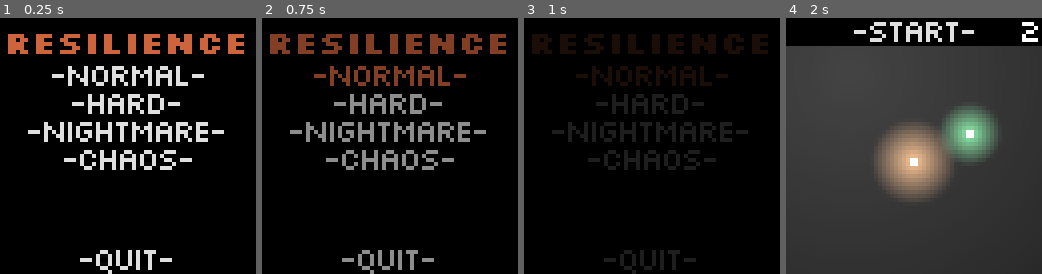
Above: before the commit, frames 1-4 (left to right).
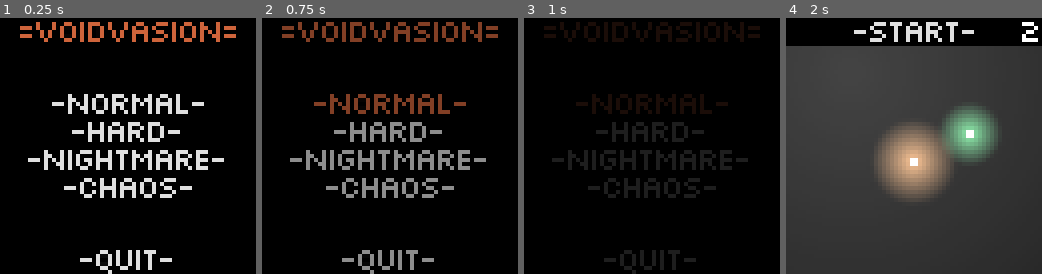
Above: after the commit, the same moments.

Repository: IceTyp/Voidvasion
Game: Godot game, scene res://src/user_interface/main_menu.tscn
The game is run twice, just before and just after one commit, with the same random seed, the same clock (stepped at 60 frames per second) and the same inputs.
Inputs (mouse positions are in pixels of both pictures, inside the frame that each line leads up to):
- Up to frame 1 (0.25 s): no input
- Up to frame 2 (0.75 s): click "-normal-" at 0.5 s
- Up to frame 3 (1 s): no input
- Up to frame 4 (2 s): move the mouse to (970, 133) at 1.27 s; click (970, 133) at 1.42 s

The runs differ from the first frame. In frame 1, 16% of the frame differs, in the area x 3-96%, y 1-71%; in frame 2, 16%; in frame 3, 16%; in frame 4, nothing differs.

Commit message:
finally find a name for the game

Diff:
--- a/godot/src/user_interface/button_quit.tscn
+++ b/godot/src/user_interface/button_quit.tscn
@@ -13,5 +13,6 @@
 offset_right = 15.5
 grow_horizontal = 2
 grow_vertical = 0
+size_flags_horizontal = 4
 text = "Quit"
 script = ExtResource("1_ev867")
--- a/godot/src/user_interface/main_menu.tscn
+++ b/godot/src/user_interface/main_menu.tscn
@@ -1,8 +1,7 @@
-[gd_scene load_steps=6 format=3 uid="uid://blyg4536s56p8"]
+[gd_scene load_steps=5 format=3 uid="uid://blyg4536s56p8"]
 
 [ext_resource type="Theme" uid="uid://b80yagb12wjpq" path="res://assets/theme/ui_theme.tres" id="1_88vo1"]
 [ext_resource type="Script" path="res://src/user_interface/main_menu.gd" id="2_fnyqp"]
-[ext_resource type="FontFile" uid="uid://cououee6e731f" path="res://assets/theme/Silkscreen/Silkscreen-Bold.ttf" id="2_xq8rd"]
 [ext_resource type="PackedScene" uid="uid://d366ijltpt61g" path="res://src/user_interface/button_quit.tscn" id="4_x1yb3"]
 [ext_resource type="Script" path="res://src/user_interface/label_version.gd" id="5_vxa2a"]
 
@@ -39,14 +38,15 @@
 layout_mode = 2
 theme_type_variation = &"Header"
 theme_override_colors/font_color = Color(0.807843, 0.392157, 0.231373, 1)
-theme_override_fonts/font = ExtResource("2_xq8rd")
-text = "Resilience"
+text = "=voidvasion="
 horizontal_alignment = 1
+vertical_alignment = 1
 
 [node name="DifficultiesContainer" type="VBoxContainer" parent="VBoxContainer"]
 unique_name_in_owner = true
 layout_mode = 2
 size_flags_vertical = 3
+alignment = 1
 
 [node name="ButtonQuit" parent="VBoxContainer" instance=ExtResource("4_x1yb3")]
 layout_mode = 2
